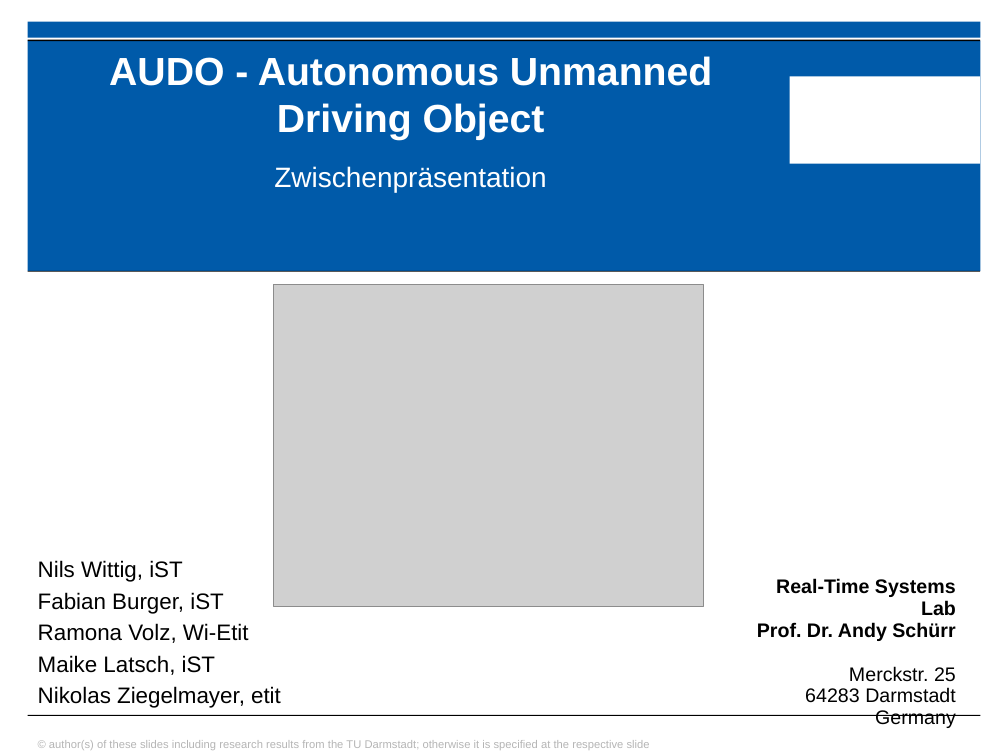
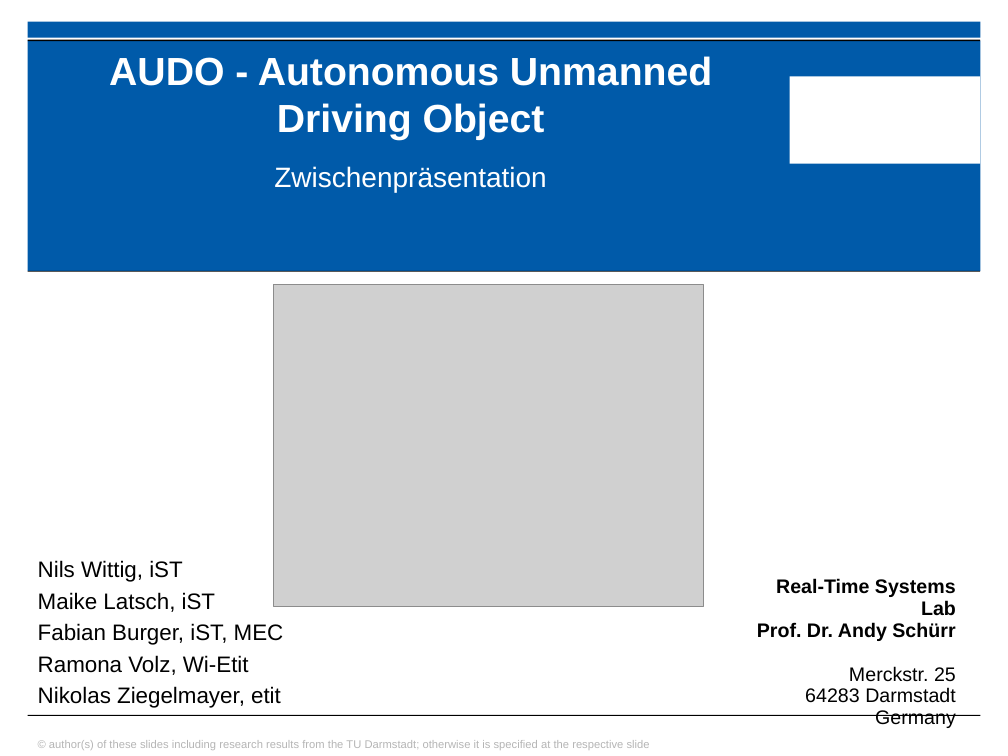
Before and after one commit to ramona3300/AUDO, a slide deck: slide 1 of Dokumente/Präsentationen/Zwischenpräsentation.pptx. Drawn at 1008x756 pixels with LibreOffice and Linux fonts; fonts in the diff are those of the drawing; grey boxes stand for pictures; background and template pictures are left out. Boxes give left, top, right and bottom in pixels: in the first picture for what was removed or moved away, otherwise in the second. Text is boxed around its words. In the diff, an @@ line names an element or a change of style, - is before the commit and + after.

Commit message:
Fixed some Typos

```diff
--- a/Dokumente/Präsentationen/Zwischenpräsentation.pptx
+++ b/Dokumente/Präsentationen/Zwischenpräsentation.pptx
@@ text at (38, 592, 284, 645): text changed @@
-Fabian Burger, iST
+Maike Latsch, iST
+Fabian Burger, iST, MEC
@@ text at (38, 655, 215, 675): paragraph removed @@
-Maike Latsch, iST
```
Also in this commit, not shown: 1 other slide changed.
